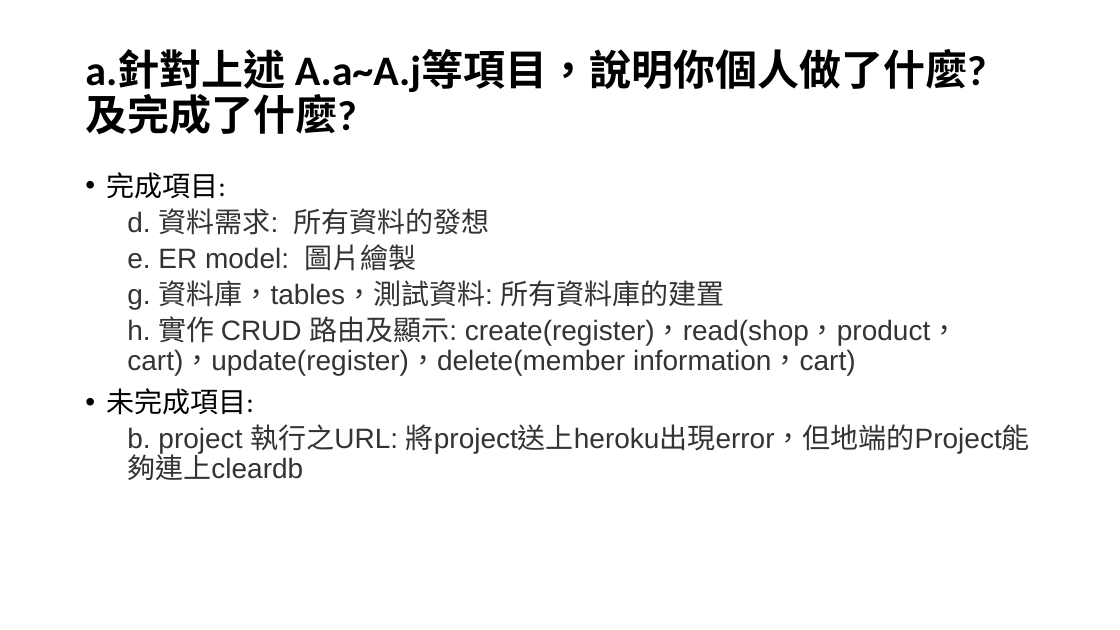
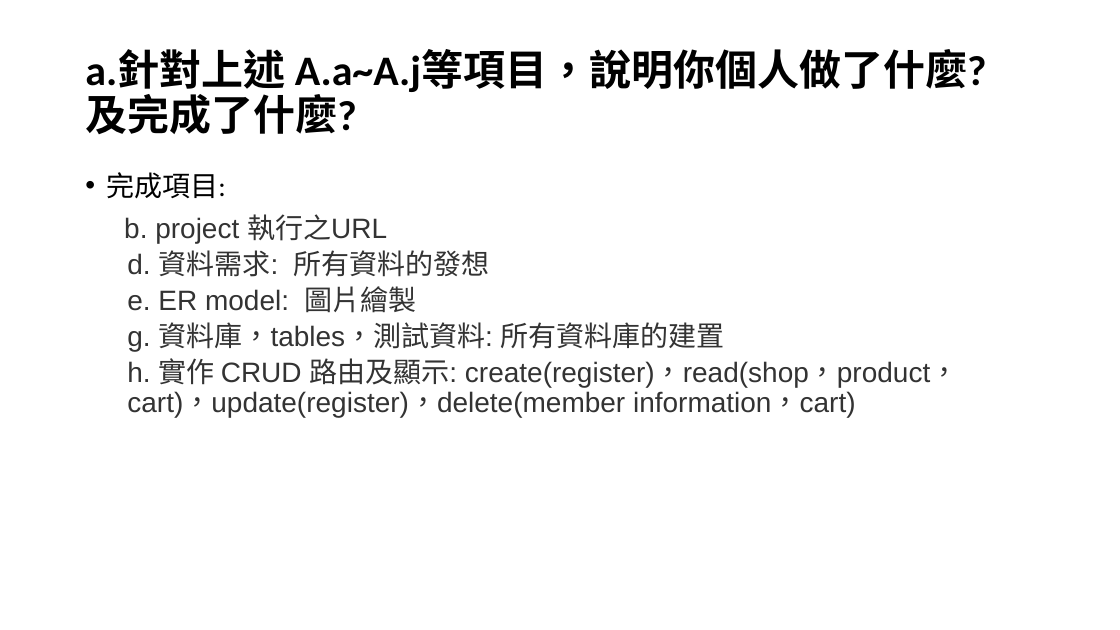
Before and after one commit to 406411461/1092_database_web, a slide deck: slide 2 of 期末驗收/B/G04_吳健碩.pptx. Drawn at 1120x630 pixels with LibreOffice and Linux fonts; fonts in the diff are those of the drawing. Boxes give left, top, right and bottom in pixels: in the first picture for what was removed or moved away, otherwise in the second. Text is boxed around its words. In the diff, an @@ line names an element or a change of style, - is before the commit and + after.

```diff
--- a/期末驗收/B/G04_吳健碩.pptx
+++ b/期末驗收/B/G04_吳健碩.pptx
@@ text at (x1=124, y1=214, x2=387, y2=243): paragraph added @@
+b. project 執行之URL
@@ text at (x1=106, y1=388, x2=1030, y2=454): paragraphs removed @@
-• 未完成項目:
-  b. project 執行之URL: 將project送上heroku出現error，但地端的Project能夠連上cleardb
```
Also in this commit, not shown: 1 other slide changed, 6 other files.
